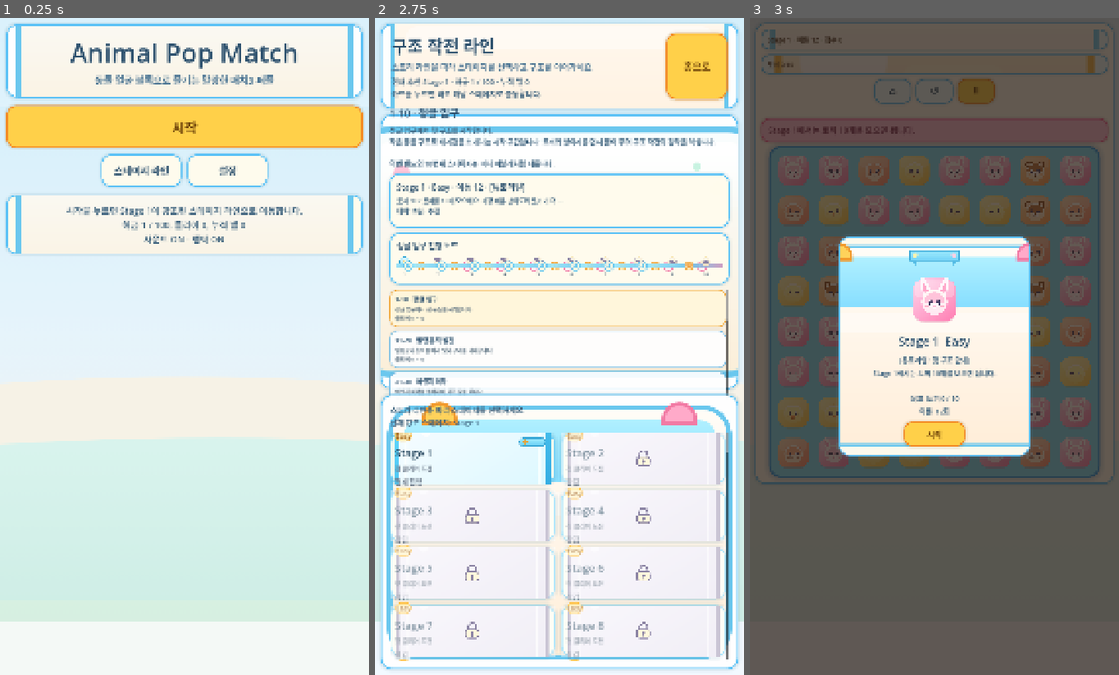
Above: before the commit, frames 1-3 (left to right).
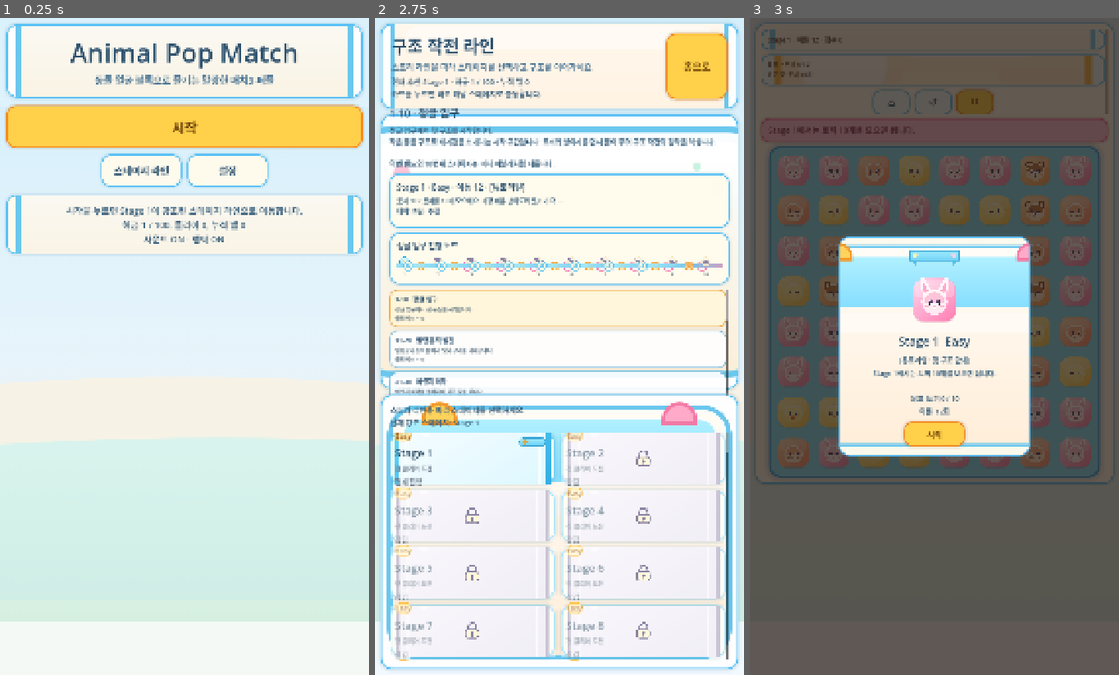
Above: after the commit, the same moments.

Repository: shinehand/3MatchGame
Game: Godot game, scene res://scenes/main.tscn
Two runs of this game, one before a commit and one after it. Both use one fixed random seed, a clock stepped at 60 frames per second and the inputs below.
Inputs (mouse positions are in pixels of both pictures, inside the frame that each line leads up to):
- Up to frame 1 (0.25 s): no input
- Up to frame 2 (2.75 s): click "시작" at 0.5 s; click "홈으로" at 1.25 s; click "시작" at 2 s
- Up to frame 3 (3 s): click (779, 261) at 2.75 s

Frames 1-2 are identical in both runs. In frame 3, 1.0% of the frame differs, in the area x 3-97%, y 1-15%.

Commit message:
feat: polish alpha goal UX and handoffs

Diff:
--- a/scripts/gameplay.gd
+++ b/scripts/gameplay.gd
@@ -310,6 +310,8 @@
 	goal_padding.add_theme_constant_override("margin_bottom", 12 if portrait else 18)
 	goal_column.add_theme_constant_override("separation", 6 if portrait else 10)
 	goal_list.add_theme_constant_override("separation", 4 if portrait else 8)
+	portrait_goal_summary.add_theme_font_size_override("font_size", 17 if portrait else 18)
+	portrait_goal_summary.add_theme_constant_override("line_spacing", 4 if portrait else 2)
 
 	top_bar.visible = not portrait
 	pause_button.visible = not portrait
@@ -339,7 +341,7 @@
 		portrait_goal_summary.visible = portrait
 	stage_value.add_theme_font_size_override("font_size", 20 if portrait else 24)
 	score_value.add_theme_font_size_override("font_size", 18 if portrait else 22)
-	goal_card.custom_minimum_size = Vector2(0, 52) if portrait else Vector2.ZERO
+	goal_card.custom_minimum_size = Vector2(0, 92) if portrait else Vector2.ZERO
 	_configure_action_buttons(portrait)
 
 	_update_board_surface_size()
@@ -1140,30 +1142,29 @@
 	return " · ".join(parts)
 
 
-func _build_compact_goal_summary() -> String:
-	var chips: Array[String] = []
+func _build_portrait_goal_summary() -> String:
+	var progress_parts: Array[String] = []
 	var targets: Dictionary = _stage_collect_targets()
 
 	for animal_id in targets.keys():
-		chips.append("%s %d/%d" % [
-			ANIMAL_NAMES[String(animal_id)],
-			int(collected_counts.get(animal_id, 0)),
-			int(targets[animal_id]),
-		])
+		var current_count := int(collected_counts.get(animal_id, 0))
+		var target_count := int(targets[animal_id])
+		var marker := "✓" if current_count >= target_count else "•"
+		progress_parts.append("%s %s %d/%d" % [marker, ANIMAL_NAMES[String(animal_id)], current_count, target_count])
 
 	var target_score: int = _target_score()
 	if target_score > 0:
-		chips.append("점수 %d/%d" % [score, target_score])
+		var score_marker := "✓" if score >= target_score else "•"
+		progress_parts.append("%s 점수 %d/%d" % [score_marker, score, target_score])
 	var target_blockers: int = _target_blockers()
 	if target_blockers > 0:
-		chips.append("덤불 %d/%d" % [cleared_blockers, target_blockers])
-
-	var visible_chips: Array[String] = []
-	for index in range(mini(chips.size(), 2)):
-		visible_chips.append(chips[index])
-	if chips.size() > visible_chips.size():
-		visible_chips.append("+%d" % (chips.size() - visible_chips.size()))
-	return "  ·  ".join(visible_chips)
+		var blocker_marker := "✓" if cleared_blockers >= target_blockers else "•"
+		progress_parts.append("%s 덤불 %d/%d" % [blocker_marker, cleared_blockers, target_blockers])
+
+	var remaining_text := _build_goal_remaining_summary()
+	if remaining_text == "마지막 판정 확인 중":
+		remaining_text = "모든 목표 완료"
+	return "목표  %s\n남은 것  %s" % [" · ".join(progress_parts), remaining_text]
 
 
 func _build_stage_overlay_text() -> String:
@@ -1200,7 +1201,7 @@
 func _refresh_portrait_goal_summary() -> void:
 	if portrait_goal_summary == null:
 		return
-	portrait_goal_summary.text = _build_compact_goal_summary()
+	portrait_goal_summary.text = _build_portrait_goal_summary()
 
 
 func _reset_collected_counts() -> void:
@@ -1526,17 +1527,19 @@
 func _build_clear_overlay_body(star_count: int, unlock_text: String, campaign_complete: bool) -> String:
 	var lines: Array[String] = [
 		"등급  %s" % _format_star_rating(star_count),
-		"점수  %d · 남은 이동 %d" % [score, remaining_moves],
-		"목표 완료  %s" % _build_goal_result_summary(),
+		"결과  점수 %d · 남은 이동 %d" % [score, remaining_moves],
+		"완료  %s" % _build_goal_result_summary(),
 	]
 	if campaign_complete:
 		lines.append("진행  100개 스테이지 완료")
+		lines.append("다음 행동  홈으로 / 다시 플레이")
 		lines.append("")
-		lines.append("홈에서 전체 진행을 확인하거나 피날레를 다시 플레이할 수 있습니다.")
+		lines.append("전체 구조 작전을 마쳤습니다. 홈에서 진행도를 확인할 수 있습니다.")
 	else:
-		lines.append("다음  %s" % unlock_text)
+		lines.append("해금  %s" % unlock_text)
+		lines.append("다음 행동  다음 스테이지 / 홈으로")
 		lines.append("")
-		lines.append("바로 다음 스테이지로 이어갈 수 있습니다.")
+		lines.append("바로 다음 구조 작전으로 이어가거나 홈에서 진행도를 확인할 수 있습니다.")
 	return "\n".join(lines)
 
 
@@ -1545,7 +1548,8 @@
 		"목표를 아직 달성하지 못했습니다.",
 		"부족  %s" % _build_goal_remaining_summary(),
 		"진행  %s" % _build_goal_result_summary(),
-		"현재 점수  %d" % score,
+		"결과  점수 %d · 남은 이동 %d" % [score, remaining_moves],
+		"다음 행동  재도전 / 홈으로",
 		"",
 		"다음 시도  %s" % _build_failure_hint(),
 	])
Not shown, added: docs/art/cute-production-handoff-2026-04-27.md
Not shown, added: docs/game/roadmap-handoff-2026-04-27.md
